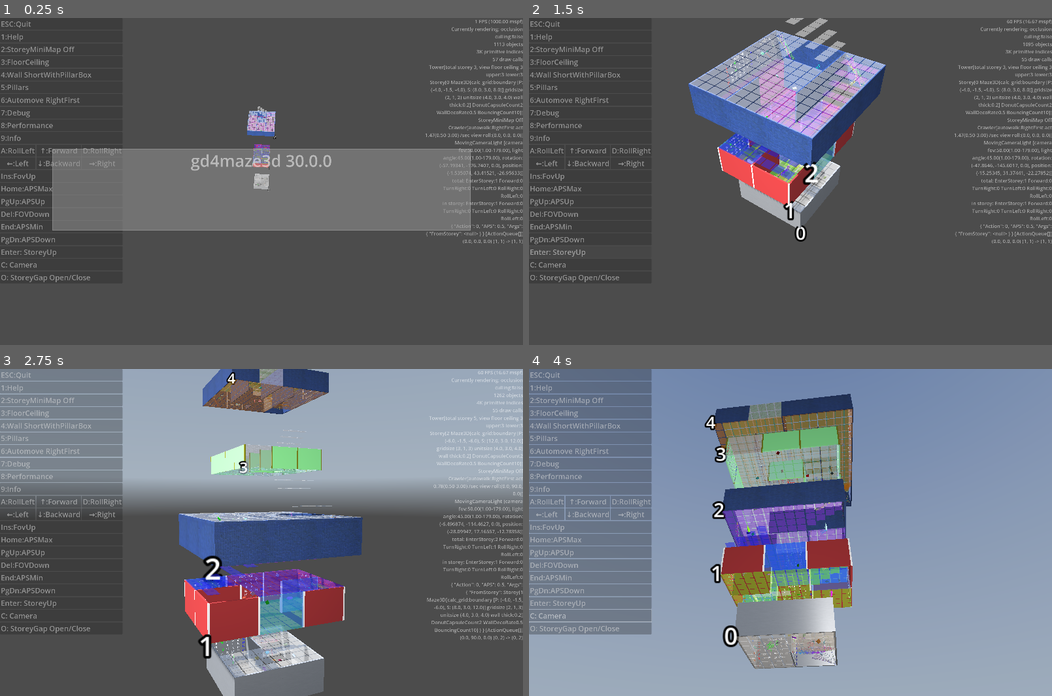
Above: before the commit, frames 1-4 (two rows, left to right).
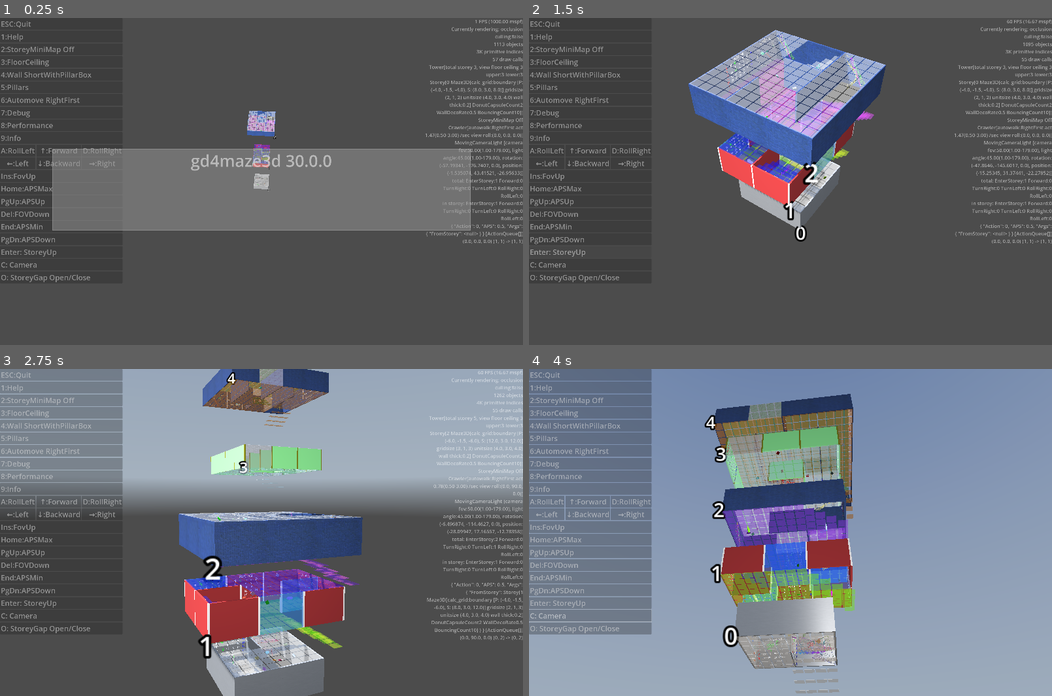
Above: after the commit, the same moments.

Repository: kasworld/gd4maze3d
Game: Godot game, scene res://main.tscn
Same seed, same stepped clock (60 frames per second), same inputs: the game is played once before the commit and once after it. A sky picture missing from this copy of the repository is replaced by a grey-blue gradient.
Inputs (mouse positions are in pixels of both pictures, inside the frame that each line leads up to):
- Up to frame 1 (0.25 s): no input
- Up to frame 2 (1.5 s): click "Enter: StoreyUp" at 0.5 s; click "Enter: StoreyUp" at 1.25 s
- Up to frame 3 (2.75 s): tap Enter at 2 s; move the mouse to (376, 516) at 2.02 s; hold Right from 2.03 s (still down); tap Q at 2.1 s; click (376, 516) at 2.17 s
- Up to frame 4 (4 s): move the mouse to (685, 548) at 2.77 s; release Right at 2.78 s; hold Down 2.78-3.53 s; tap E at 2.85 s; move the mouse to (842, 460) at 3.52 s; hold Right from 3.53 s (still down); tap 1 at 3.6 s

The runs differ from the first frame. In frame 1, 0.1% of the frame differs, in the area x 48-53%, y 27-52%; in frame 2, 1.5%; in frame 3, 1.2%; in frame 4, 2.3%, in the area x 37-63%, y 18-100%.

Commit message:
fix stair

Diff:
--- a/maze_3d/maze_3d.gd
+++ b/maze_3d/maze_3d.gd
@@ -100,25 +100,26 @@
 	return Vector2( float(tg.calc_grid.grid_size.x) / maze_cells.width, float(tg.calc_grid.grid_size.z) / maze_cells.height)
 
 func make_stair(tg :Plot3D, cell_posi :Vector2i, dir :Maze.Dir) -> void:
-	var count := calc_tile_count(tg)
-	var step_x := calc_grid.unit_size.x / (count.x+1)
-	var step_y := calc_grid.unit_size.y / (count.y+1)
-	for y in count.y:
-		for x in count.x:
-			var tile_pos := cell_posi as Vector2 * count + Vector2(x,y)
+	var tile_count := calc_tile_count(tg)
+	var step_x := calc_grid.unit_size.y / (tile_count.x+1)
+	var step_y := calc_grid.unit_size.y / (tile_count.y+1)
+	for y in tile_count.y:
+		for x in tile_count.x:
+			var tile_pos := cell_posi as Vector2 * tile_count + Vector2(x,y)
 			var index :int = tg.calc_grid.get_index_by_posi_xyz(tile_pos.x as int, 0, tile_pos.y as int)
 			var t := tg.multimesh.get_instance_transform(index)
 			match dir:
 				Maze.Dir.North:
-					t.origin.y = step_y * (y+1)
+					t.origin.y = -step_y * (y+1)
 				Maze.Dir.South:
-					t.origin.y = step_y * (count.y - y)
+					t.origin.y = -step_y * (tile_count.y - y)
 				Maze.Dir.East:
-					t.origin.y = step_x * (count.x - x)
+					t.origin.y = -step_x * (tile_count.x - x)
 				Maze.Dir.West:
-					t.origin.y = step_x * (x+1)
+					t.origin.y = -step_x * (x+1)
 				_ :
 					assert(false, "invalid dir %s" % dir)
+			#t.origin.y -= calc_grid.unit_size.z
 			tg.multimesh.set_instance_transform(index, t)
 
 func init_wall_deco(makedeco :Callable) -> void:
